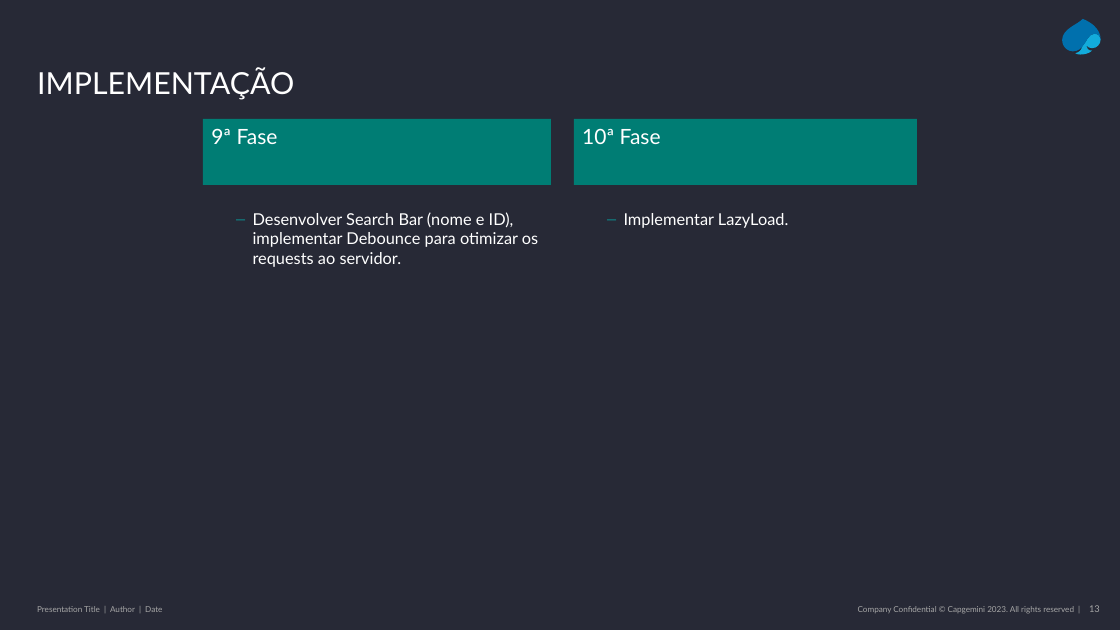
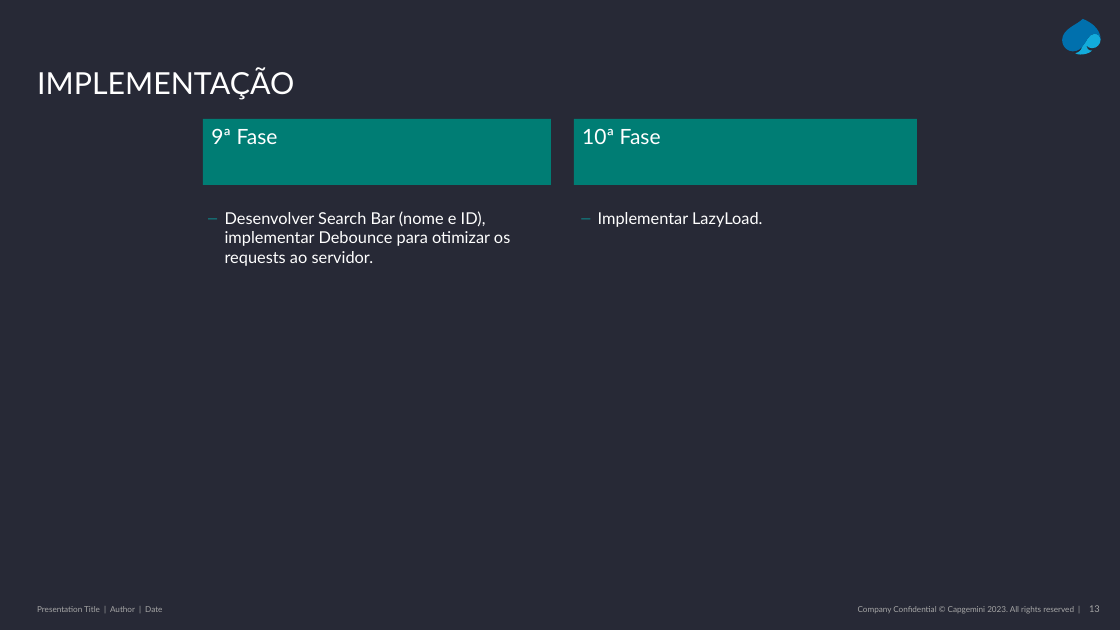
Before and after one commit to Pedro-MPC/1stproject, a slide deck: slide 13 of Apresentação e-commerce.pptx. Drawn at 1120x630 pixels with LibreOffice and Linux fonts; fonts in the diff are those of the drawing. Boxes give left, top, right and bottom in pixels: in the first picture for what was removed or moved away, otherwise in the second. Text is boxed around its words. In the diff, an @@ line names an element or a change of style, - is before the commit and + after.

```diff
--- a/Apresentação e-commerce.pptx
+++ b/Apresentação e-commerce.pptx
@@ text "Desenvolver Search Bar (nome e ..." moved from (x1=253, y1=212, x2=538, y2=267) to (x1=225, y1=211, x2=510, y2=266) @@
@@ text "Implementar LazyLoad." moved from (x1=624, y1=213, x2=788, y2=228) to (x1=598, y1=212, x2=762, y2=227) @@
```
Also in this commit, not shown: 4 other slides changed, 1 other file.
